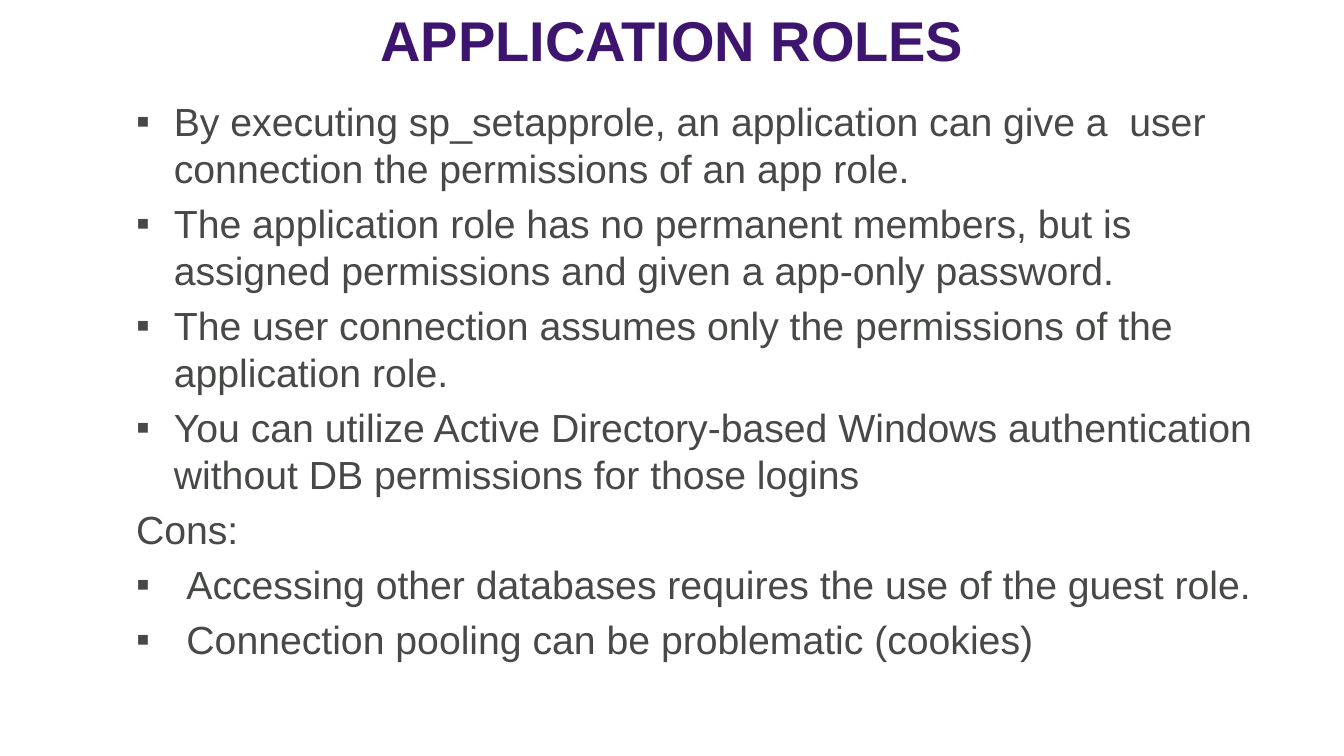
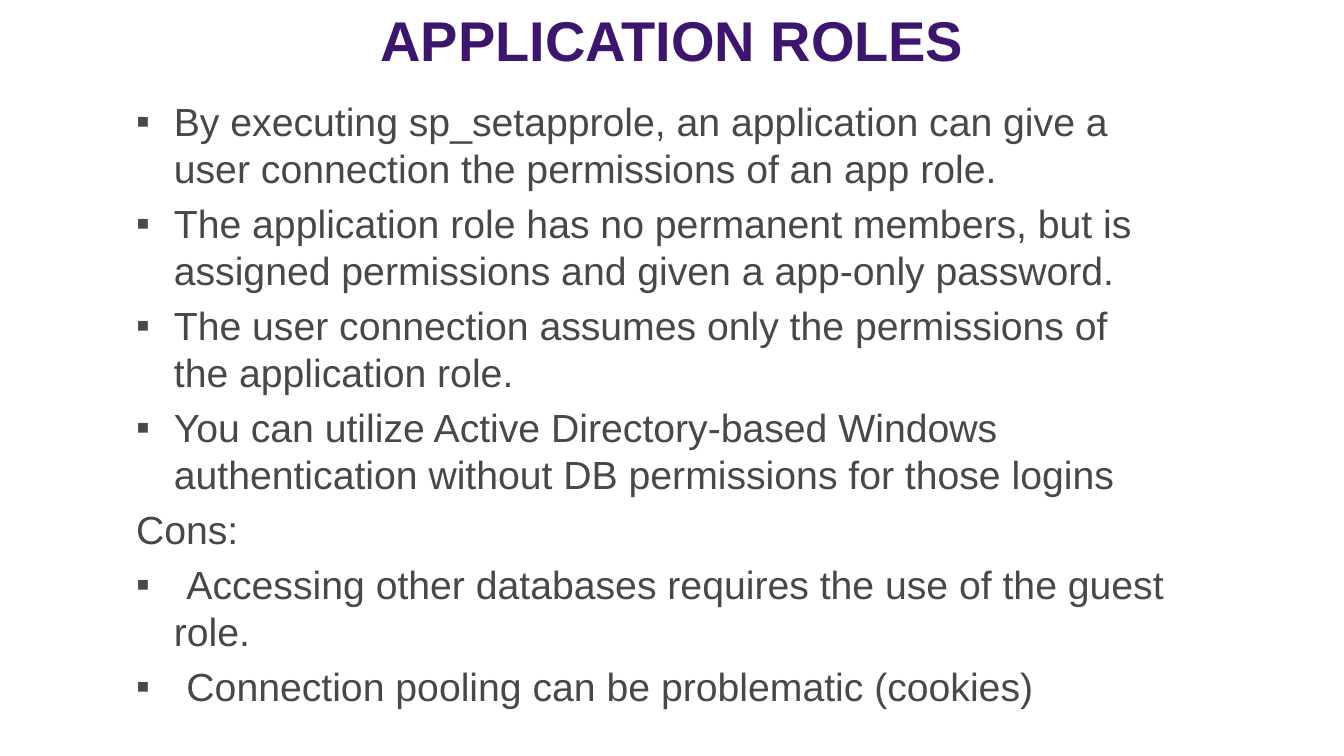
Before and after one commit to williamadba/Public-Presentations, a slide deck: slide 64 of SQLSat Dallas 2019/SQLSat Dallas 2019 SQL Security Principals and Permissions 101.pptx (slide 62 before the commit). Drawn at 1344x756 pixels with LibreOffice and Linux fonts; fonts in the diff are those of the drawing. Boxes give left, top, right and bottom in pixels: in the first picture for what was removed or moved away, otherwise in the second. Text is boxed around its words. In the diff, an @@ line names an element or a change of style, - is before the commit and + after.

```diff
--- a/SQLSat Dallas 2019/SQLSat Dallas 2019 SQL Security Principals and Permissions 101.pptx
+++ b/SQLSat Dallas 2019/SQLSat Dallas 2019 SQL Security Principals and Permissions 101.pptx
@@ text "By executing sp_setapprole, an application ..." rewrapped from [136,107,1252,662] to [136,107,1164,709] @@
```
Also in this commit, not shown: 11 other slides changed, 3 slides added, 1 other file.
